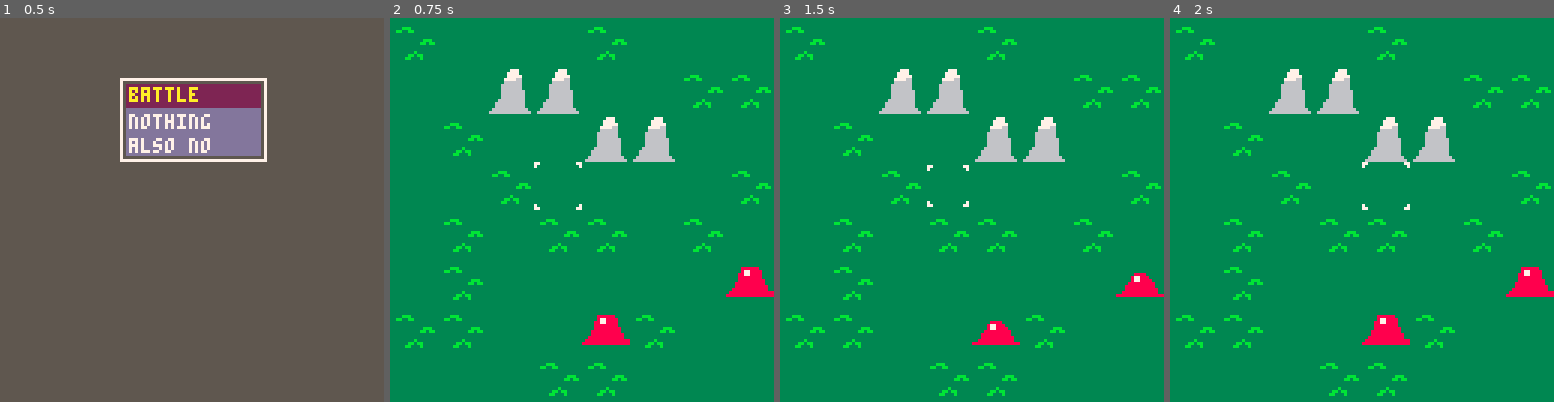
Above: before the commit, frames 1-4 (left to right).
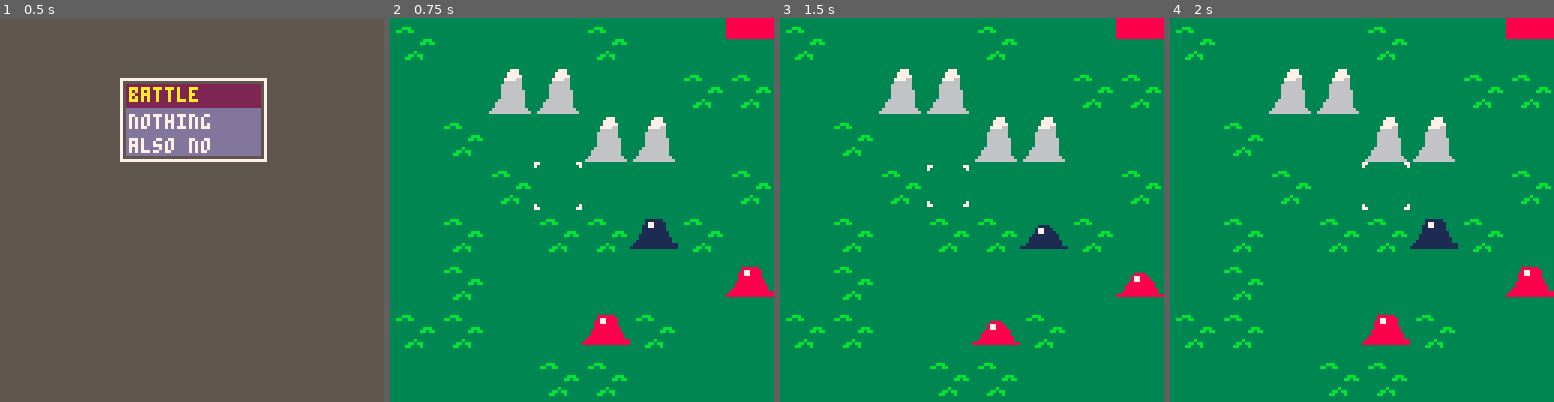
Above: after the commit, the same moments.

Repository: Cuttleshock/PICO-8-projects
Game: PICO-8 cartridge wars.p8
The game is run twice, just before and just after one commit, with the same random seed, the same clock (stepped at 60 frames per second) and the same inputs.
Inputs:
- Up to frame 1 (0.5 s): tap X (X key) at 0.33 s
- Up to frame 2 (0.75 s): tap O (Z key) at 0.7 s
- Up to frame 3 (1.5 s): tap X (X key) at 1.07 s
- Up to frame 4 (2 s): hold Right from 1.6 s (still down); tap O (Z key) at 1.7 s; tap X (X key) at 1.85 s

Frame 1 is identical in both runs. In frame 2, 1.3% of the frame differs, in the area x 62-100%, y 0-61%; in frame 3, 1.1%; in frame 4, 1.3%.

Commit message:
Add red/blue factions and colour units appropriately

Diff:
--- a/wars.p8
+++ b/wars.p8
@@ -18,6 +18,14 @@
 STATE_B_MENU=102
 STATE_B_ANIM=103
 
+FACTION_RED=1001
+FACTION_BLUE=1002
+
+faction_colours={
+	[FACTION_RED]=8,
+	[FACTION_BLUE]=1,
+}
+
 -- units, menus
 slime_base = {
 	spr=5,
@@ -25,9 +33,6 @@
 	range=3,
 }
 
--- functions need to be declared before using
--- unless 'noop = function() end' syntax used.
--- workarounds exist!
 function noop() end
 
 main_menu = {
@@ -40,11 +45,11 @@
 	{ text='nope', cb=noop },
 	{ text='cool stats', cb=noop },
 	{ text='exit to menu', cb=(function () push_game_state(STATE_G_MAIN_MENU, init_main_menu) end) },
-	{ text='end turn', cb=noop },
+	{ text='end turn', cb=(function () end_turn() end) },
 }
 
 action_menu = {
-	{ text='move', cb=(function () return move_highlighted_unit() end) },
+	{ text='move', cb=(function () move_highlighted_unit() end) },
 	{ text='attack', cb=noop },
 }
 
@@ -82,6 +87,8 @@
 pointer={}
 highlight={}
 path={ cost=0 }
+battle_factions={}
+active_faction=0
 
 map_w=0
 map_h=0
@@ -127,8 +134,11 @@
 	units={}
 	init_pointer(3,3)
 	update_camera()
-	make_unit(7,5,slime_base)
-	make_unit(4,6,slime_base)
+	battle_factions={ FACTION_RED, FACTION_BLUE }
+	active_faction=1
+	make_unit(7,5,FACTION_RED,slime_base)
+	make_unit(4,6,FACTION_RED,slime_base)
+	make_unit(5,4,FACTION_BLUE,slime_base)
 	highlight={}
 	path={ cost=0 }
 	map_w=16
@@ -142,10 +152,11 @@
 	pointer.frames = k_pointerframes
 end
 
-function make_unit(x,y,base)
+function make_unit(x,y,faction,base)
 	local unit = {
 		x=x,
 		y=y,
+		faction=faction,
 		dx=0,
 		dy=0,
 		spr=base.spr,
@@ -206,6 +217,10 @@
 		end
 		deli(search,1)
 	end
+end
+
+function end_turn()
+	active_faction=active_faction%#battle_factions + 1
 end
 
 function clear_menu()
@@ -462,13 +477,19 @@
 
 function draw_actor(a)
 	local frame = timer%(a.frames*k_animspeed)\k_animspeed
+	pal(8,faction_colours[a.faction])
 	spr(a.spr+2*frame,a.x*k_tilesize,a.y*k_tilesize,2,2)
+	pal()
 end
 
 function draw_units()
 	for a in all(units) do
 		draw_actor(a)
 	end
+end
+
+function draw_faction()
+	rectfill(cam_x*k_tilesize+112,cam_y*k_tilesize,cam_x*k_tilesize+128,cam_y*k_tilesize+6,faction_colours[battle_factions[active_faction]])
 end
 
 function draw_menu()
@@ -520,6 +541,7 @@
 		draw_path()
 		draw_units()
 		draw_actor(pointer)
+		draw_faction()
 	end
 	draw_menu()
 	popd_()
